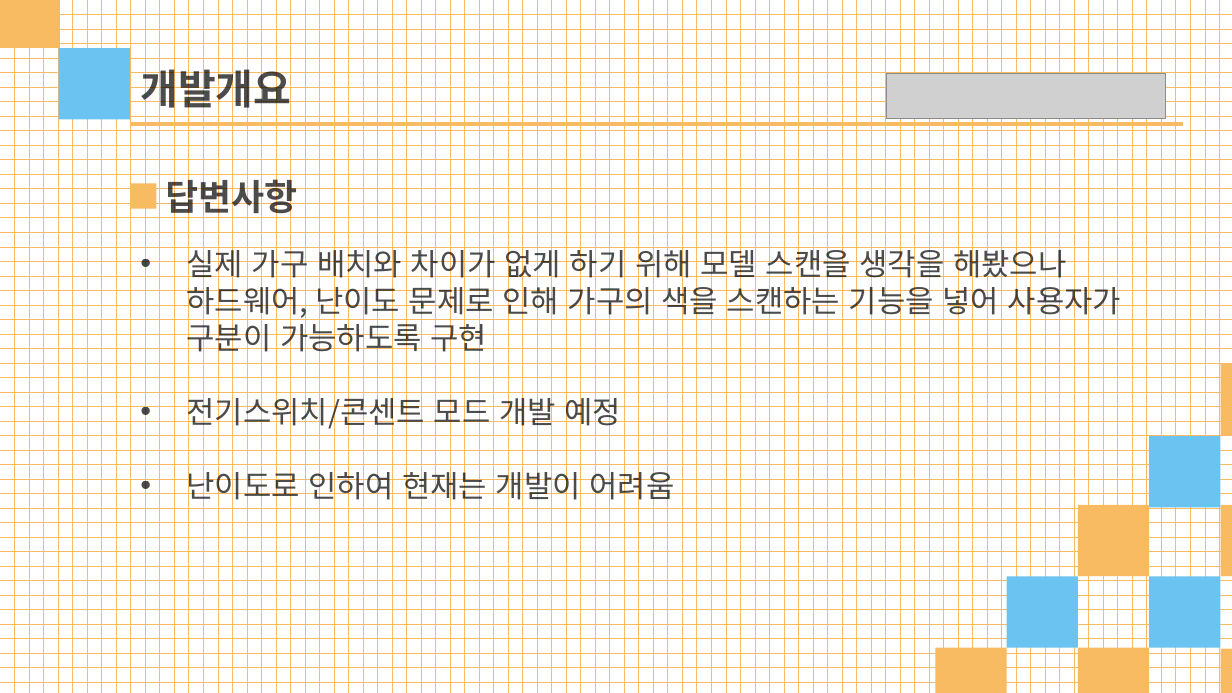
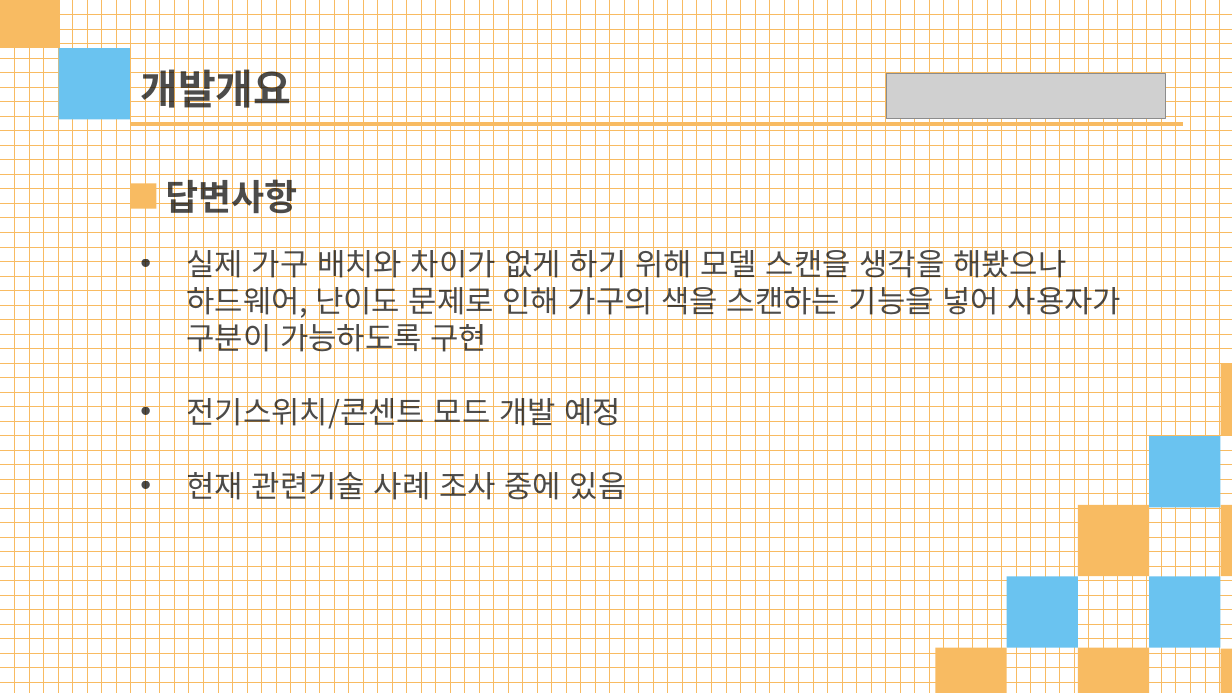
Before and after one commit to msk-psp/SkullWater, a slide deck: slide 4 of 설계서 4-4 (김민수, 정지훈, 오장원).pptx. Drawn at 1232x693 pixels with LibreOffice and Linux fonts; fonts in the diff are those of the drawing; grey boxes stand for pictures. Boxes give left, top, right and bottom in pixels: in the first picture for what was removed or moved away, otherwise in the second. Text is boxed around its words. In the diff, an @@ line names an element or a change of style, - is before the commit and + after.

```diff
--- a/설계서 4-4 (김민수, 정지훈, 오장원).pptx
+++ b/설계서 4-4 (김민수, 정지훈, 오장원).pptx
@@ text at bbox=[186, 466, 627, 506]: text changed @@
-• 난이도로 인하여 현재는 개발이 어려움
+• 현재 관련기술 사례 조사 중에 있음
```
Also in this commit, not shown: 2 other slides changed, 48 other files.
